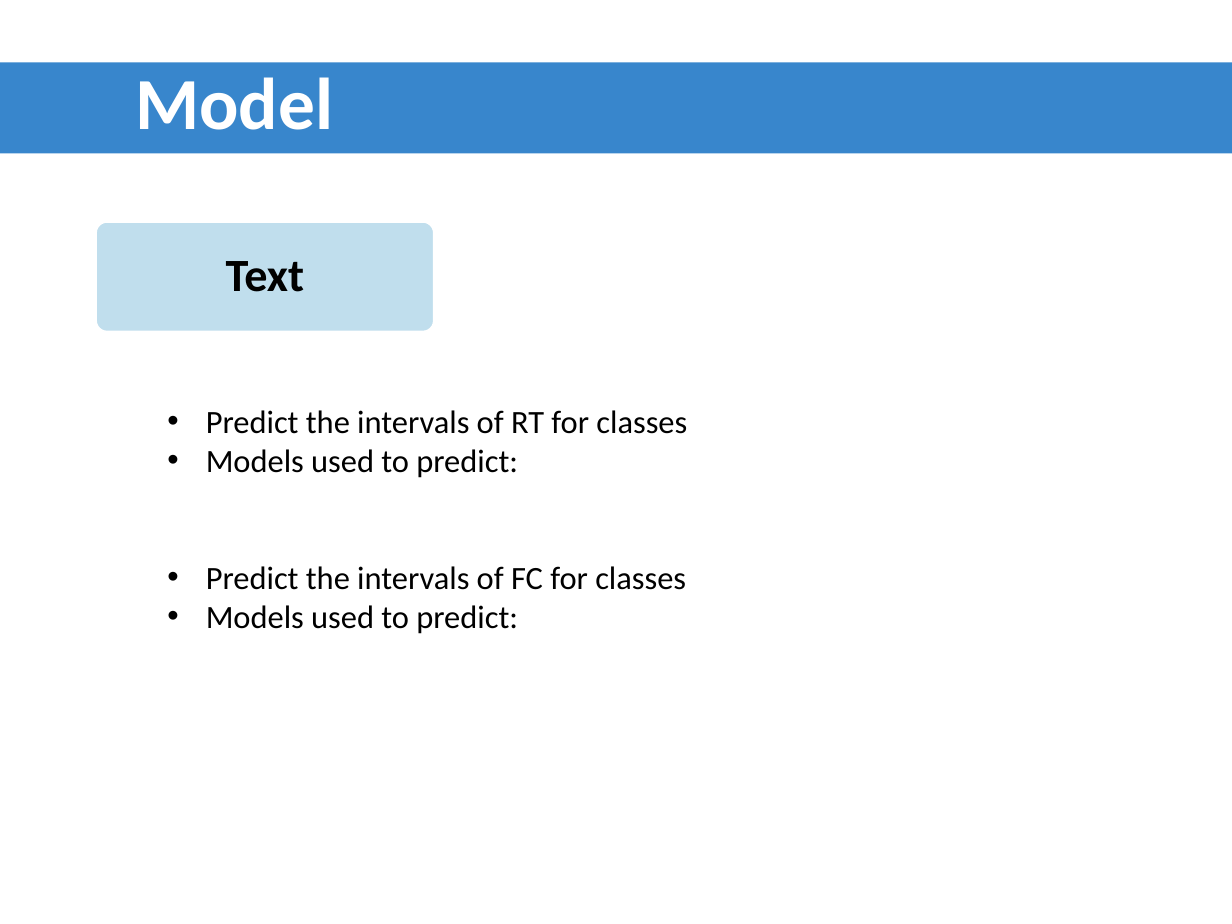
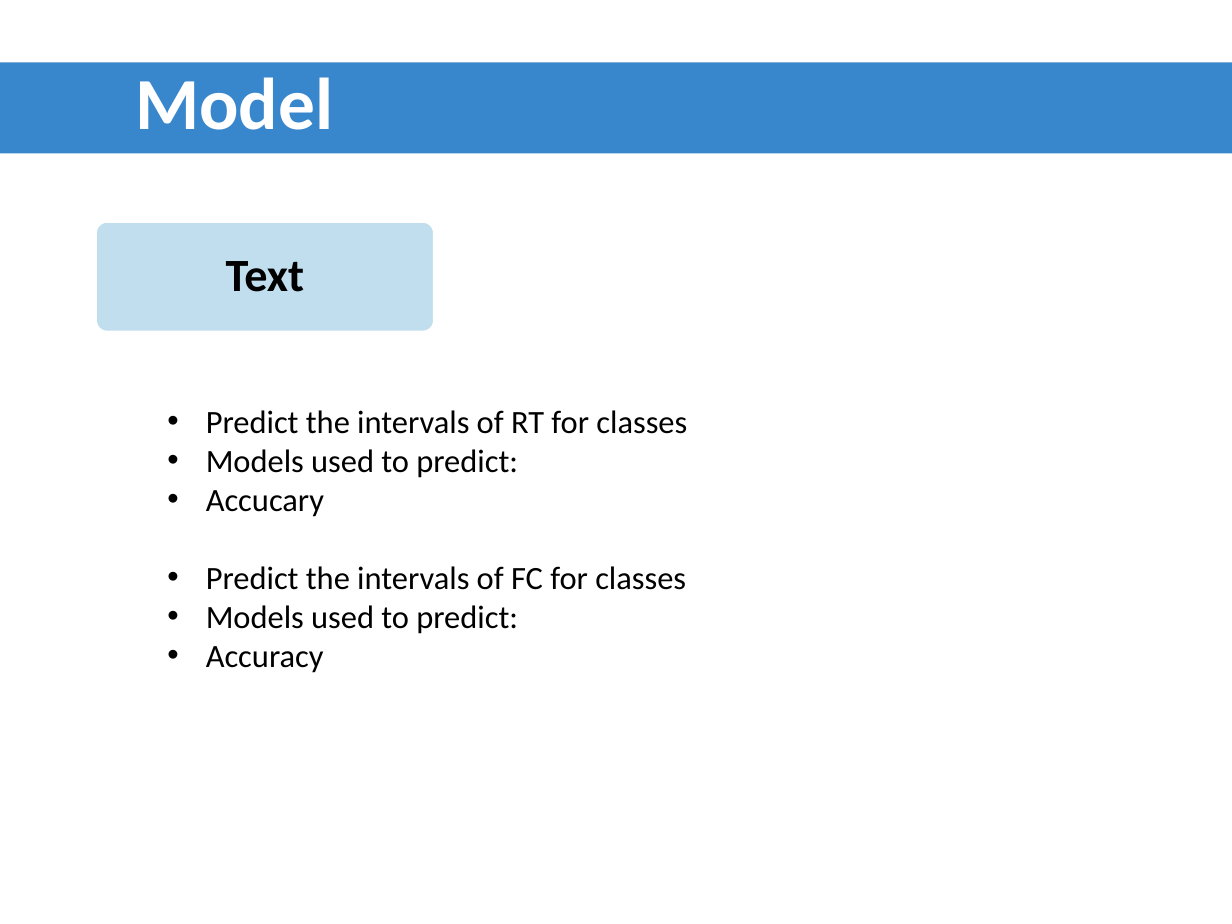
Before and after one commit to ADS2018UB/tweempact, a slide deck: slide 10 of Presentation/development.pptx. Drawn at 1232x924 pixels with LibreOffice and Linux fonts; fonts in the diff are those of the drawing; background and template pictures are left out. Boxes give left, top, right and bottom in pixels: in the first picture for what was removed or moved away, otherwise in the second. Text is boxed around its words. In the diff, an @@ line names an element or a change of style, - is before the commit and + after.

Commit message:
power

```diff
--- a/Presentation/development.pptx
+++ b/Presentation/development.pptx
@@ text at (206, 490, 324, 517): paragraph added @@
+• Accucary
@@ text at (206, 646, 324, 673): paragraph added @@
+• Accuracy
```
